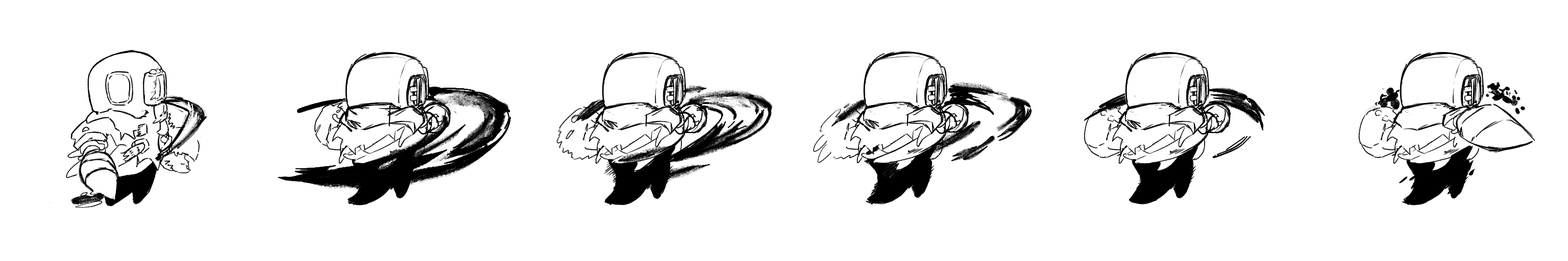
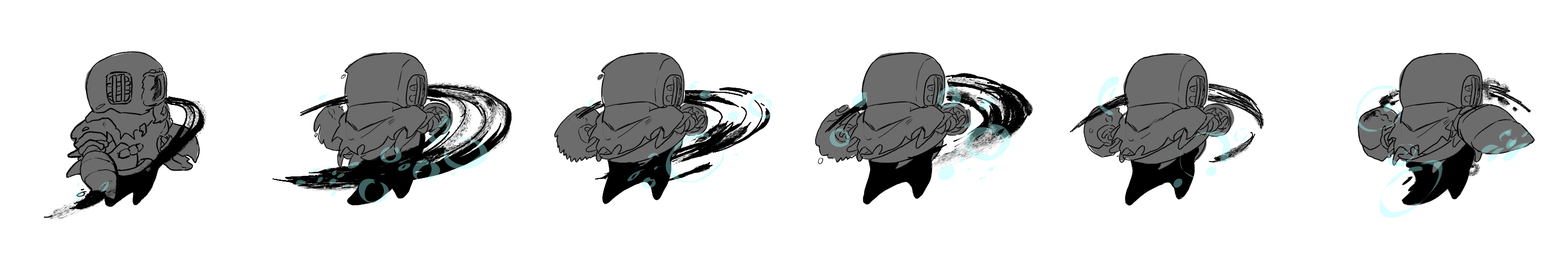
Layered file, before and after one edit (1568×261). Changes by layer:
added layer "Capa de pintura 2" above "slash lineart" over [65, 65, 1535, 219]
added layer "slash lineart" above "lineart" over [43, 65, 1535, 223]
added layer "lineart" above "Personaje color" over [65, 50, 1535, 219]
added layer "Personaje color" above "slash pintura" over [65, 50, 1535, 219]
added layer "slash pintura" above "Fondo" over [43, 65, 1535, 223]
hid "Fondo", opacity 100% → 40%, painted on it over [43, 50, 1535, 223]
